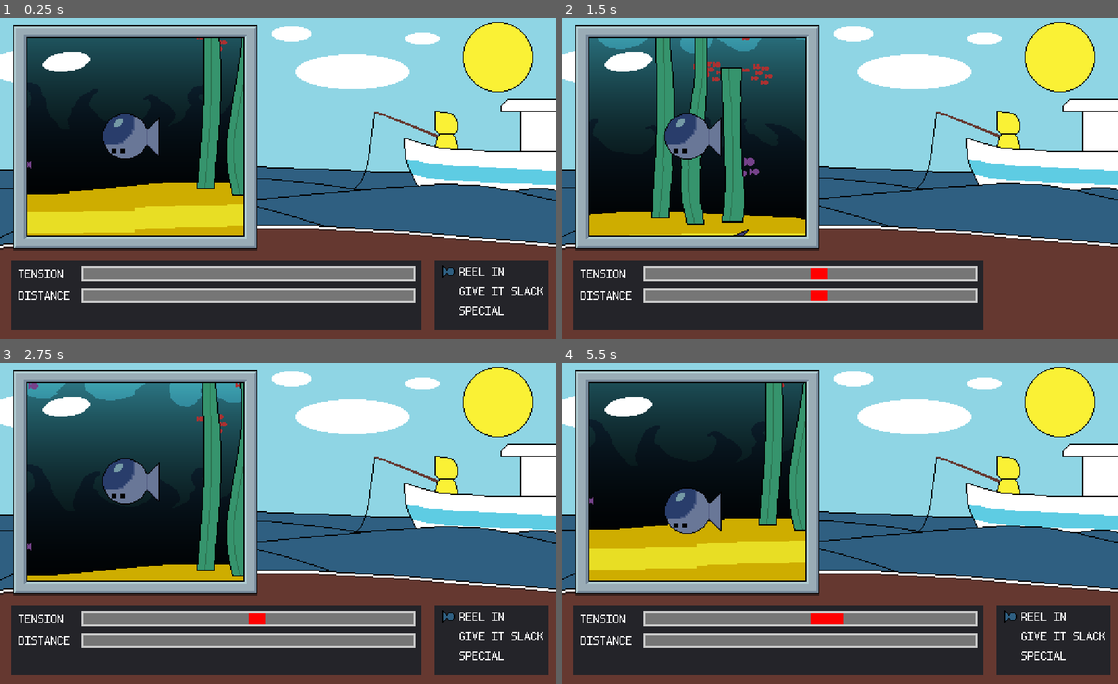
Above: before the commit, frames 1-4 (two rows, left to right).
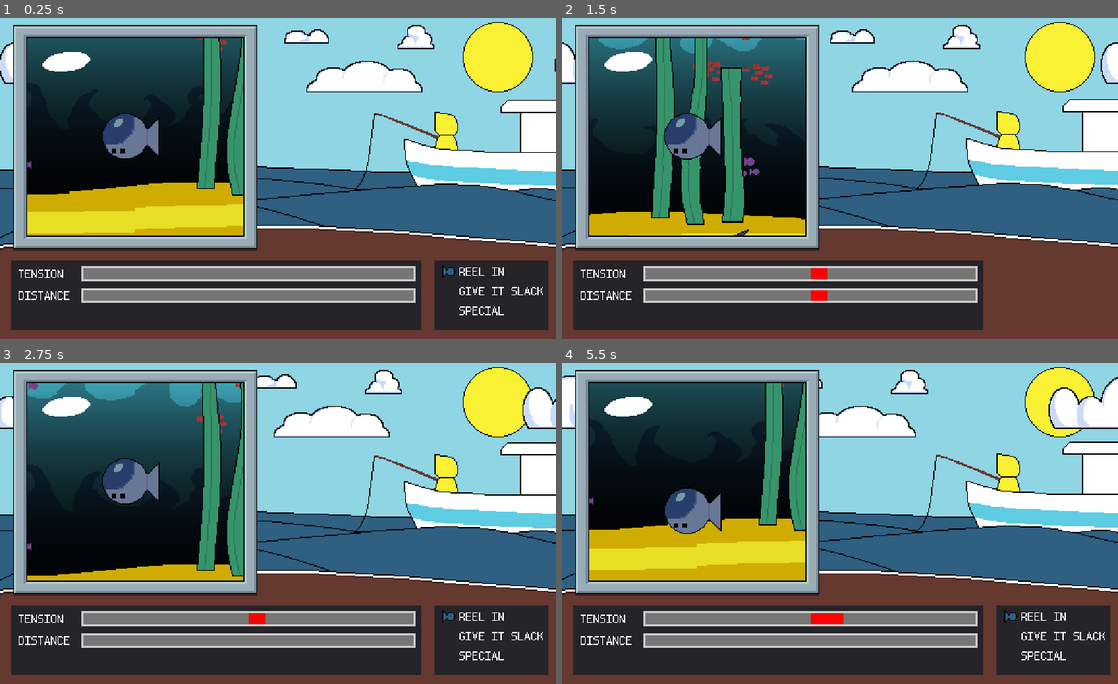
Above: after the commit, the same moments.

Repository: TateKennington/Battle-Fish-Saga
Game: Godot game, scene res://Battle.tscn
Two runs of this game, one before a commit and one after it. Both use one fixed random seed, a clock stepped at 60 frames per second and the inputs below.
Inputs:
- Up to frame 1 (0.25 s): no input
- Up to frame 2 (1.5 s): tap Enter at 0.5 s; hold Up 0.53-1.28 s; tap Space at 0.77 s; hold Down from 1.28 s (still down)
- Up to frame 3 (2.75 s): tap Space at 1.52 s; release Down at 2.03 s; hold Up from 2.03 s (still down)
- Up to frame 4 (5.5 s): tap Space at 3.02, 3.77, 4.52 s; release Up at 3.53 s; hold Down from 3.53 s (still down)

The runs differ from the first frame. In frame 1, 2.7% of the frame differs, in the area x 0-100%, y 2-54%; in frame 2, 2.5%; in frame 3, 3.9%; in frame 4, 5.7%, in the area x 0-100%, y 2-53%.

Commit message:
More animations for the clouds

Diff:
--- a/Battle.gd
+++ b/Battle.gd
@@ -56,3 +56,5 @@
 func _process(delta: float):
 	time += delta
 	$Foreground.global_position.y = 2*sin(2*time)
+	$Player.global_position.y = 117.924 + 2*sin(2*time)
+	$ParallaxBackground/ParallaxLayer.motion_offset.x -= 0.2
--- a/Battle.tscn
+++ b/Battle.tscn
@@ -10,20 +10,32 @@
 [ext_resource path="res://Background/Battle/Background.png" type="Texture" id=8]
 [ext_resource path="res://Background/Battle/Foreground.png" type="Texture" id=9]
 [ext_resource path="res://WarbleShader.tres" type="Shader" id=10]
+[ext_resource path="res://Background/Battle/clouds.png" type="Texture" id=11]
 
-[sub_resource type="ShaderMaterial" id=3]
+[sub_resource type="ShaderMaterial" id=1]
 shader = ExtResource( 10 )
 
 [node name="Battle" type="Node2D"]
 script = ExtResource( 1 )
 
+[node name="ParallaxBackground" type="ParallaxBackground" parent="."]
+
+[node name="ParallaxLayer2" type="ParallaxLayer" parent="ParallaxBackground"]
+
+[node name="Background" type="Sprite" parent="ParallaxBackground/ParallaxLayer2"]
+texture = ExtResource( 8 )
+centered = false
+
+[node name="ParallaxLayer" type="ParallaxLayer" parent="ParallaxBackground"]
+motion_mirroring = Vector2( 512, 0 )
+
+[node name="Clouds" type="Sprite" parent="ParallaxBackground/ParallaxLayer"]
+texture = ExtResource( 11 )
+centered = false
+
 [node name="CanvasLayer" type="CanvasLayer" parent="."]
 
 [node name="BattleGUI" parent="CanvasLayer" instance=ExtResource( 4 )]
-
-[node name="Background" type="Sprite" parent="."]
-texture = ExtResource( 8 )
-centered = false
 
 [node name="Player" parent="." instance=ExtResource( 2 )]
 position = Vector2( 416, 117.924 )
Binary file changed: Background/Battle/Background.aseprite
Binary file changed: Background/Battle/Background.png
Binary file added: Background/Battle/clouds.aseprite
Binary file added: Background/Battle/clouds.png
Not shown, added: Background/Battle/clouds.png.import
Not shown: 2 places in Battle.tscn that only renumber resources
Not shown: 2 places in WarbleShader.tres that only renumber resources
